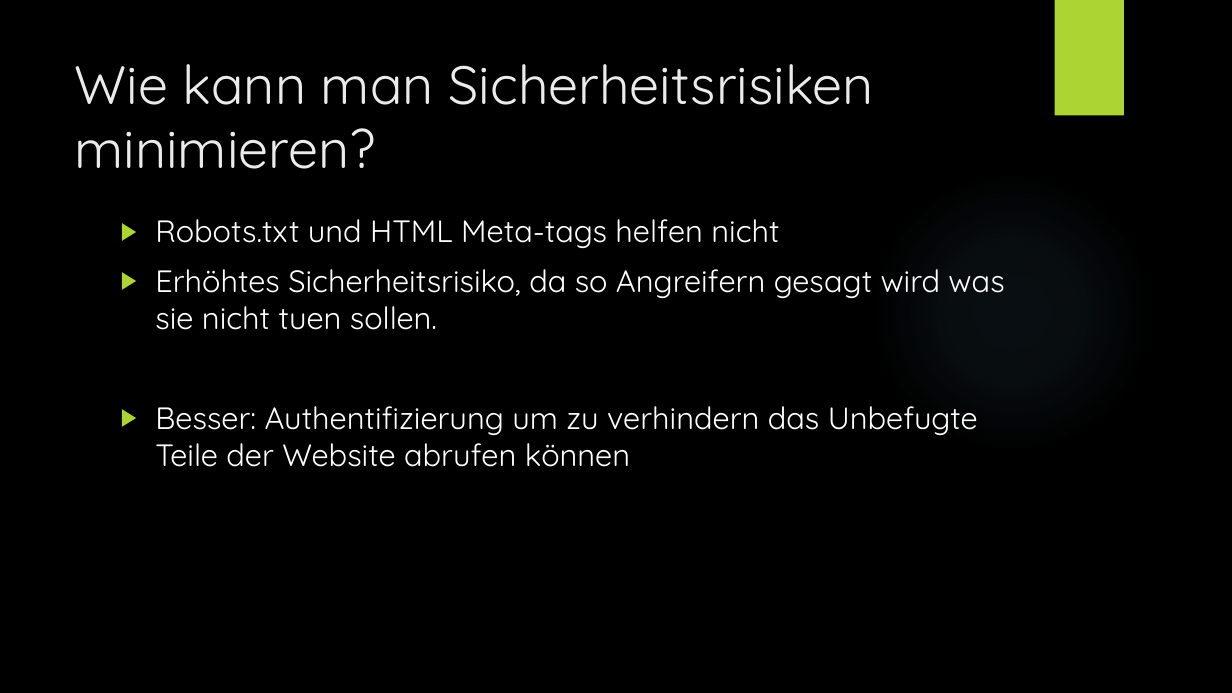
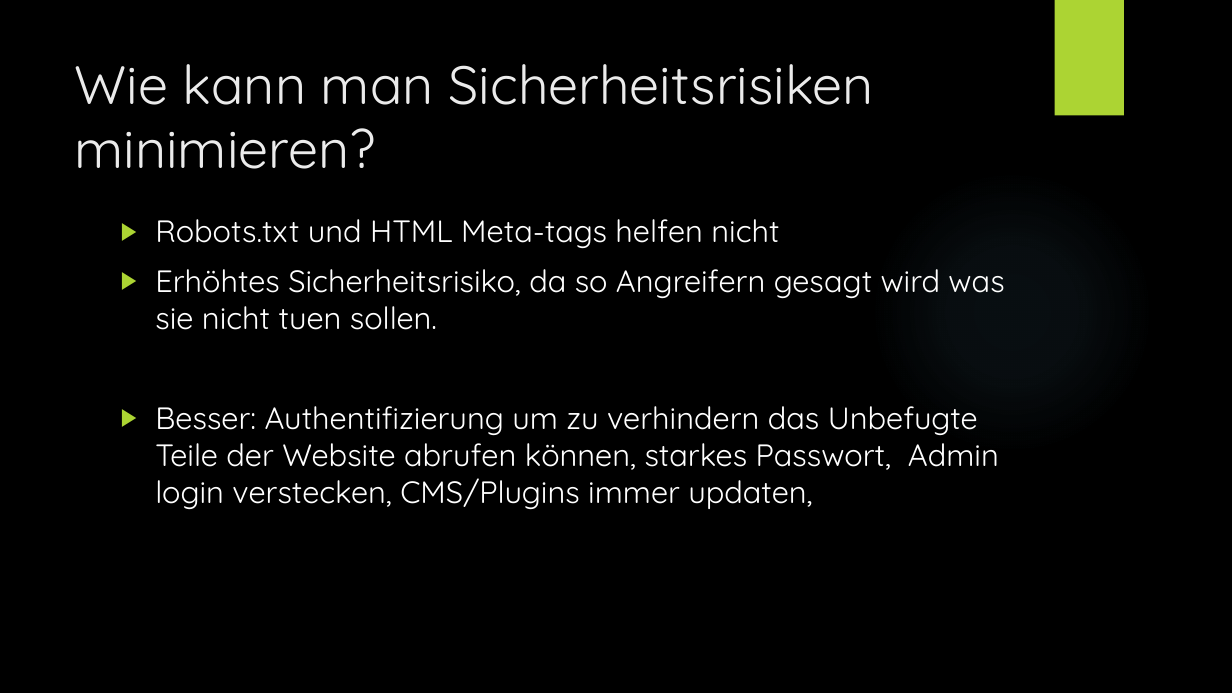
Before and after one commit to Tiim/Unibas-HS19-Internet-and-Secutity-project-webcrawler, a slide deck: slide 12 of Präsentation/Web Crawling.pptx (slide 10 before the commit). Drawn at 1232x693 pixels with LibreOffice and Linux fonts; fonts in the diff are those of the drawing; background and template pictures are left out. Boxes give left, top, right and bottom in pixels: in the first picture for what was removed or moved away, otherwise in the second. Text is boxed around its words. In the diff, an @@ line names an element or a change of style, - is before the commit and + after.

```diff
--- a/Präsentation/Web Crawling.pptx
+++ b/Präsentation/Web Crawling.pptx
@@ text at (x1=155, y1=406, x2=999, y2=509): text changed @@
-▶ Besser: Authentifizierung um zu verhindern das Unbefugte Teile der Website abrufen können
+▶ Besser: Authentifizierung um zu verhindern das Unbefugte Teile der Website abrufen können, starkes Passwort, Admin login verstecken, CMS/Plugins immer updaten,
```
Also in this commit, not shown: 4 other slides changed, 7 slides added, 6 slides removed, 3 other files.
